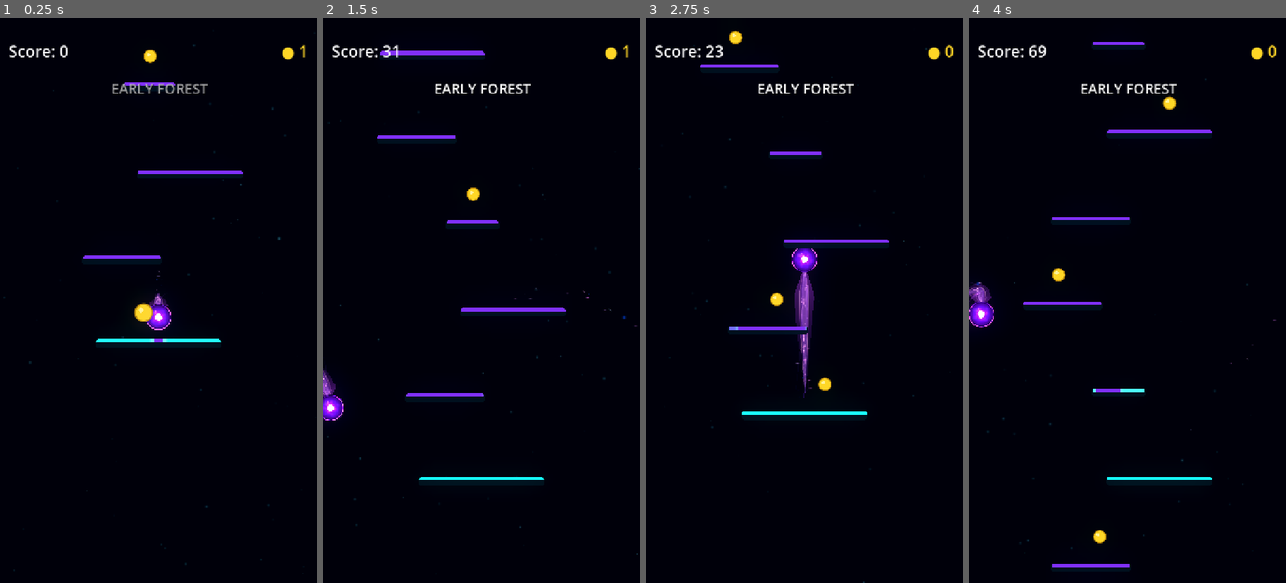
Above: before the commit, frames 1-4 (left to right).
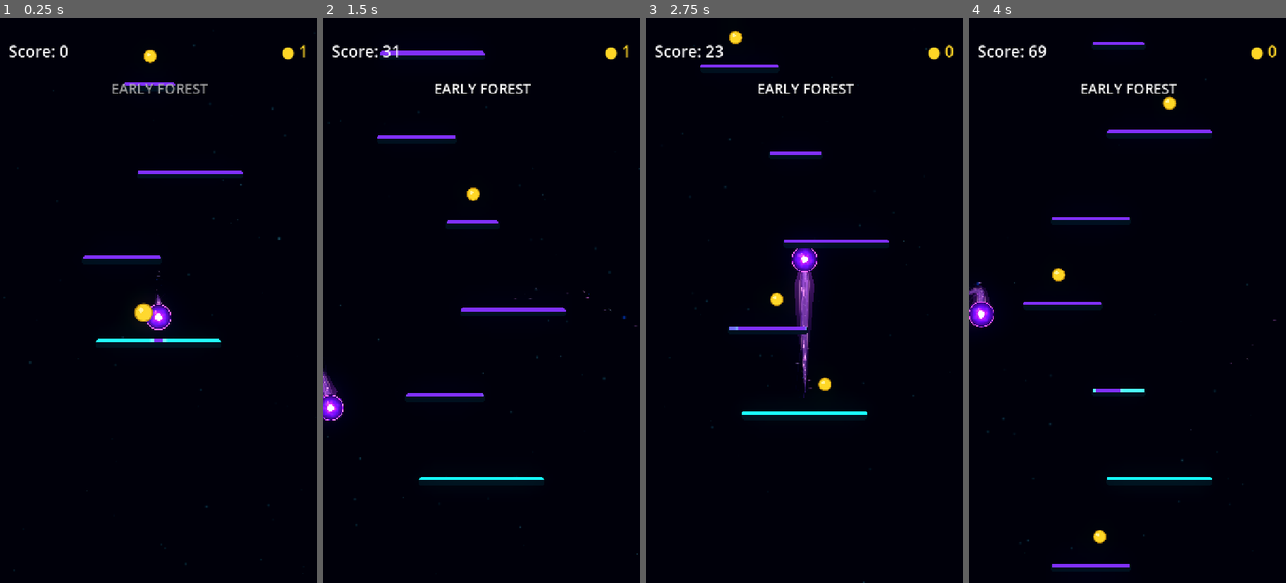
Above: after the commit, the same moments.

Repository: Kryodo/TowerJump
Game: Godot game, scene res://scenes/main.tscn
The game is run twice, just before and just after one commit, with the same random seed, the same clock (stepped at 60 frames per second) and the same inputs.
Inputs (mouse positions are in pixels of both pictures, inside the frame that each line leads up to):
- Up to frame 1 (0.25 s): no input
- Up to frame 2 (1.5 s): move the mouse to (551, 272) at 0.52 s; hold Right (ui_right) 0.53-1.25 s; click (551, 272) at 0.67 s; drag from (418, 328) to (471, 193) at 1.27 s
- Up to frame 3 (2.75 s): click "Nochmal spielen" at 2 s
- Up to frame 4 (4 s): move the mouse to (1159, 176) at 2.77 s; hold Right (ui_right) 2.78-3.5 s; drag from (1111, 413) to (1057, 215) at 3.52 s

The runs differ from the first frame. In frame 1, less than 0.1% of the frame differs, in the area x 47-54%, y 48-52%; in frame 2, less than 0.1%; in frame 3, 0.3%, in the area x 46-54%, y 44-67%; in frame 4, 0.2%.

Commit message:
Revert comet trail integration experiments

Diff:
--- a/scenes/ball.gdshader
+++ b/scenes/ball.gdshader
@@ -3,7 +3,6 @@
 // 0 = saturated electric blue, 1 = rich violet.
 // The trail controller sets this so orb and trail share one palette.
 uniform int palette_mode = 0;
-uniform vec2 trail_direction = vec2(0.0, 1.0);
 
 void fragment() {
 	vec2 p = UV * 2.0 - 1.0;
@@ -84,15 +83,7 @@
 		smoothstep(0.90, 0.93, d)
 		-
 		smoothstep(0.956, 0.982, d);
-	// Soften the orb contour at the rearward trail exit. A reduced rim remains
-	// so the connection dissolves into the trail instead of creating a hard gap.
-	vec2 radial_direction = p / max(d, 0.001);
-	vec2 normalized_trail_direction = trail_direction / max(length(trail_direction), 0.001);
-	float trail_alignment = dot(radial_direction, normalized_trail_direction);
-	// A wider, more decisive feather lets the orb's rim dissolve into the tail.
-	float trail_exit_fade = smoothstep(0.45, 0.92, trail_alignment);
-	float ring_visibility = mix(1.0, 0.12, trail_exit_fade);
-	color += ring_color * outer_ring * aura_breath * ring_visibility;
+	color += ring_color * outer_ring * aura_breath;
 
 	// The luminous centre gently pulses, but its edge is deliberately organic:
 	// low-frequency angular waves break the perfect circular silhouette.
--- a/scenes/ball.tscn
+++ b/scenes/ball.tscn
@@ -12,10 +12,9 @@
 [sub_resource type="ShaderMaterial" id="ShaderMaterial_rim_aura"]
 shader = ExtResource("6_rim_aura")
 shader_parameter/palette_mode = 1
-shader_parameter/trail_direction = Vector2(0, 1)
 
 [sub_resource type="Curve" id="Curve_iijjg"]
-_data = [Vector2(0, 0.08), 0.0, 4.2, 0, 1, Vector2(0.07, 0.505), 4.2, 1.2, 1, 1, Vector2(0.2, 1.15), 1.2, 0.0, 1, 1, Vector2(0.36, 0.94), 0.0, -0.9, 1, 1, Vector2(0.68, 0.42), -0.9, -1.0, 1, 1, Vector2(0.92, 0.04), -1.0, -0.5, 1, 1, Vector2(1, 0), -0.5, 0.0, 1, 0]
+_data = [Vector2(0, 0.015), 0.0, 4.2, 0, 1, Vector2(0.07, 0.505), 4.2, 1.2, 1, 1, Vector2(0.2, 1.15), 1.2, 0.0, 1, 1, Vector2(0.36, 0.94), 0.0, -0.9, 1, 1, Vector2(0.68, 0.42), -0.9, -1.0, 1, 1, Vector2(0.92, 0.04), -1.0, -0.5, 1, 1, Vector2(1, 0), -0.5, 0.0, 1, 0]
 point_count = 7
 
 [sub_resource type="Gradient" id="Gradient_f7kxq"]
@@ -26,6 +25,10 @@
 
 [sub_resource type="Curve" id="Curve_4dx81"]
 _data = [Vector2(0, 0.015), 0.0, 3.5, 0, 1, Vector2(0.06, 0.3), 3.5, 1.3, 1, 1, Vector2(0.18, 1), 1.3, 0.0, 1, 1, Vector2(0.34, 0.92), 0.0, -0.9, 1, 1, Vector2(0.66, 0.48), -0.9, -1.0, 1, 1, Vector2(0.92, 0.06), -1.0, -0.5, 1, 1, Vector2(1, 0), -0.5, 0.0, 1, 0]
+point_count = 7
+
+[sub_resource type="Curve" id="Curve_energy_taper"]
+_data = [Vector2(0, 0.015), 0.0, 3.5, 0, 1, Vector2(0.06, 0.49), 3.5, 1.3, 1, 1, Vector2(0.18, 1), 1.3, 0.0, 1, 1, Vector2(0.34, 0.92), 0.0, -0.9, 1, 1, Vector2(0.66, 0.48), -0.9, -1.0, 1, 1, Vector2(0.92, 0.06), -1.0, -0.5, 1, 1, Vector2(1, 0), -0.5, 0.0, 1, 0]
 point_count = 7
 
 [sub_resource type="Gradient" id="Gradient_wisp_left"]
@@ -43,8 +46,8 @@
 shader_parameter/filament_strength = 1.9
 shader_parameter/palette_mode = 0
 
-[sub_resource type="Curve" id="Curve_energy_taper"]
-_data = [Vector2(0, 0.08), 0.0, 3.5, 0, 1, Vector2(0.06, 0.49), 3.5, 1.3, 1, 1, Vector2(0.18, 1), 1.3, 0.0, 1, 1, Vector2(0.34, 0.92), 0.0, -0.9, 1, 1, Vector2(0.66, 0.48), -0.9, -1.0, 1, 1, Vector2(0.92, 0.06), -1.0, -0.5, 1, 1, Vector2(1, 0), -0.5, 0.0, 1, 0]
+[sub_resource type="Curve" id="Curve_comet_core"]
+_data = [Vector2(0, 0.015), 0.0, 3.5, 0, 1, Vector2(0.06, 0.34), 3.5, 1.3, 1, 1, Vector2(0.18, 1), 1.3, 0.0, 1, 1, Vector2(0.34, 0.92), 0.0, -0.9, 1, 1, Vector2(0.66, 0.48), -0.9, -1.0, 1, 1, Vector2(0.92, 0.06), -1.0, -0.5, 1, 1, Vector2(1, 0), -0.5, 0.0, 1, 0]
 point_count = 7
 
 [sub_resource type="Curve" id="Curve_f7kxq"]
@@ -174,7 +177,6 @@
 [sub_resource type="ShaderMaterial" id="ShaderMaterial_4dx81"]
 shader = ExtResource("2_f7cbr")
 shader_parameter/palette_mode = 0
-shader_parameter/trail_direction = Vector2(0, 1)
 
 [node name="Ball" type="CharacterBody2D" unique_id=1745057106]
 script = ExtResource("1_ball")
--- a/scenes/ball_rim_aura.gdshader
+++ b/scenes/ball_rim_aura.gdshader
@@ -1,7 +1,6 @@
 shader_type canvas_item;
 
 uniform int palette_mode = 1;
-uniform vec2 trail_direction = vec2(0.0, 1.0);
 
 void fragment() {
 	vec2 p = UV * 2.0 - 1.0;
@@ -21,16 +20,6 @@
 		*
 		(1.0 - smoothstep(0.972, 1.035, radius));
 
-	// Let the secondary contour dissolve into the trail at its exit point.
-	vec2 radial_direction = p / max(d, 0.001);
-	vec2 normalized_trail_direction = trail_direction / max(length(trail_direction), 0.001);
-	float trail_alignment = dot(radial_direction, normalized_trail_direction);
-	// Make the secondary rim visibly dissolve into the comet's exit collar,
-	// while retaining a faint residual glow rather than a hard cut-out.
-	float trail_exit_fade = smoothstep(0.40, 0.90, trail_alignment);
-	float exit_visibility = mix(1.0, 0.04, trail_exit_fade);
-	outer_rim *= exit_visibility;
-
 	float travelling_energy =
 		0.72
 		+ 0.28 * (0.5 + 0.5 * sin(angle * 3.0 - time * 0.9 + sin(angle * 2.0)));
--- a/scripts/ball_trail.gd
+++ b/scripts/ball_trail.gd
@@ -1,7 +1,4 @@
 extends Node2D
-
-const PARTICLE_EMISSION_OFFSET: float = 28.0
-const TRAIL_ROOT_BLEND_DISTANCE: float = 48.0
 
 ## Visual energy trail for the player ball.
 ## The trail is layered: a soft outer aura, a turbulent inner stream, two
@@ -12,7 +9,7 @@
 @export var max_points: int = 27
 @export var min_distance: float = 2.0
 @export var max_segment_distance: float = 120.0
-@export_range(0.0, 40.0, 1.0) var trail_head_offset: float = 20.0
+@export_range(0.0, 40.0, 1.0) var trail_head_offset: float = 28.0
 
 @export_category("Visual Palette")
 @export_enum("Electric Blue", "Rich Violet") var visual_palette: int = 0
@@ -72,7 +69,6 @@
 
 	_update_trail_lines()
 	_update_particle_emitters(current_world_position, movement, distance_from_trail)
-	_update_rim_direction(ball)
 	_previous_ball_position = current_world_position
 
 
@@ -121,19 +117,10 @@
 	var secondary_wave: float = sin(_trail_time * 1.25 + t * 5.5 + 0.8)
 	var drift: float = (wave * 0.7 + secondary_wave * 0.3) * (0.5 + 1.8 * t) * envelope
 
-	# Extend the head offset across a short arc-length blend instead of moving
-	# only the newest point. This avoids a pinched/folded neck and carries the
-	# trail smoothly underneath the orb before it opens into the visible plume.
-	var distance_from_head: float = 0.0
-	for previous_index in range(index):
-		distance_from_head += _points[previous_index].distance_to(_points[previous_index + 1])
-
-	var root_blend: float = 1.0 - smoothstep(
-		0.0,
-		TRAIL_ROOT_BLEND_DISTANCE,
-		distance_from_head
-	)
-	var head_offset: float = trail_head_offset * root_blend
+	# The newest sample is the ball centre. Move just this head point backward
+	# along the travel direction so the visible V begins at the orb's trailing
+	# surface instead of emerging from its luminous core.
+	var head_offset: float = trail_head_offset if index == 0 else 0.0
 	return point - tangent * head_offset + perpendicular * drift
 
 
@@ -186,7 +173,7 @@
 	# Spawn geometric fragments from the back of the orb, not its centre, so
 	# they appear to break away from the comet tail rather than through the ball.
 	var emission_position: Vector2 = (
-		current_world_position + _last_emission_direction * PARTICLE_EMISSION_OFFSET
+		current_world_position + _last_emission_direction * trail_head_offset
 	)
 	for emitter in _particle_emitters:
 		emitter.global_position = emission_position
@@ -197,28 +184,6 @@
 				_last_emission_direction.y,
 				0.0
 			)
-
-
-func _update_rim_direction(ball: CharacterBody2D) -> void:
-	# Convert the trail's rearward direction into the ball's local space so
-	# the rim opening follows the trail as the ball changes direction.
-	var local_trail_direction: Vector2 = (
-		ball.to_local(ball.global_position + _last_emission_direction)
-		- ball.to_local(ball.global_position)
-	)
-	if local_trail_direction.length_squared() < 0.001:
-		local_trail_direction = Vector2.DOWN
-	else:
-		local_trail_direction = local_trail_direction.normalized()
-
-	var orb_material := _ball_visual.material as ShaderMaterial
-	if orb_material != null:
-		orb_material.set_shader_parameter("trail_direction", local_trail_direction)
-
-	if _rim_aura != null:
-		var rim_material := _rim_aura.material as ShaderMaterial
-		if rim_material != null:
-			rim_material.set_shader_parameter("trail_direction", local_trail_direction)
 
 
 func _apply_visual_palette() -> void:
